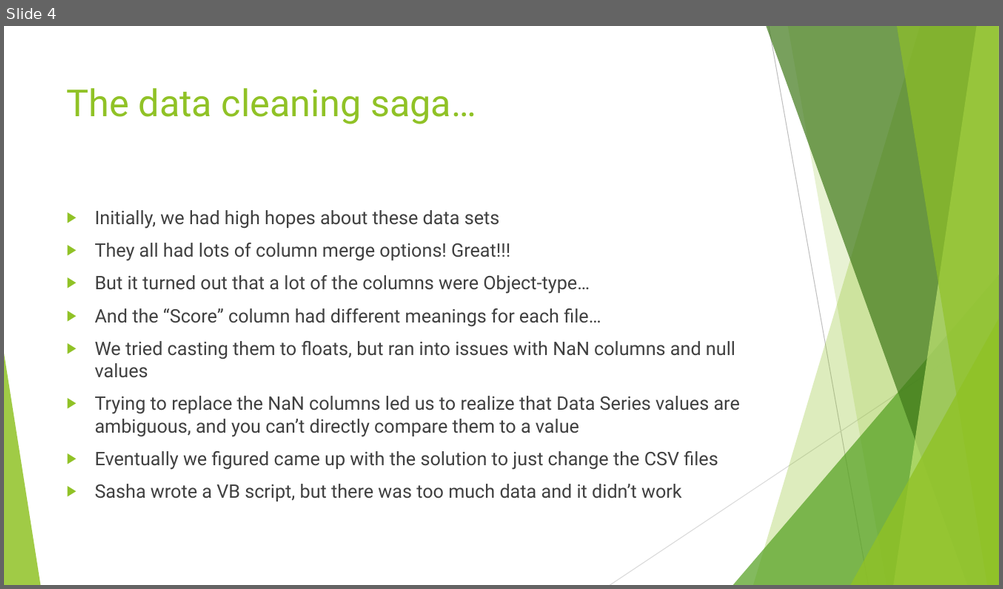
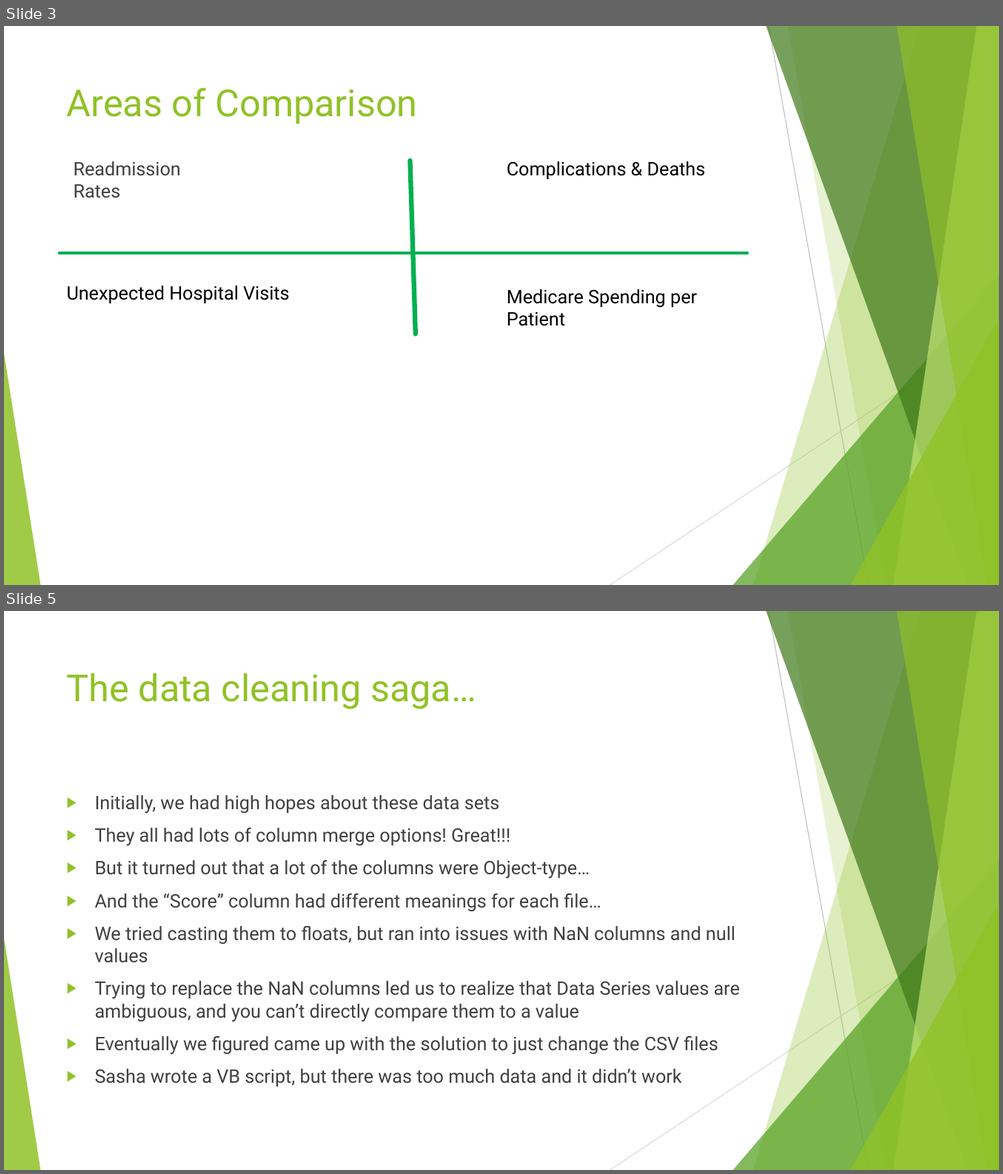
Before and after one commit to TedMur/SnakeBait, a slide deck: SnakeBitePresentation.pptx. Shown one above the other, each under a label of ours: slide 4 before the commit, slides 3 and 5 after it; the slides between them are not shown. The pictures are 1003x589 and 1003x1174 pixels, drawn with LibreOffice and Linux fonts; fonts in the diff are those of the drawing. Boxes give left, top, right and bottom in pixels: in the first picture for what was removed or moved away, otherwise in the second. Text is boxed around its words. In the diff, an @@ line names an element or a change of style, - is before the commit and + after.

```diff
--- a/SnakeBitePresentation.pptx
+++ b/SnakeBitePresentation.pptx
@@ slide 3 added at (4,26,999,585), background #FFFFFF; not listed: 10 template elements that a slide beside it also shows @@
@@ title added at (67,87,418,124), 36 pt, text #90C226 @@
+Areas of Comparison
@@ text added at (74,161,181,198), 18 pt, text #404040 @@
+Readmission Rates
@@ line added from (410, 161) to (415, 334), #00B050 4.5 pt @@
@@ text added at (506,161,706,179), 18 pt, text #000000 @@
+Complications & Deaths
@@ line added from (60, 254) to (747, 254), #00B050 3 pt @@
@@ text added at (67,286,290,304), 18 pt, text #000000 @@
+Unexpected Hospital Visits
@@ text added at (506,289,697,326), 18 pt, text #000000 @@
+Medicare Spending per Patient
@@ what was slide 4 is now slide 5 @@
```
Also in this commit, not shown: 2 slides changed, 1 other slide added.
